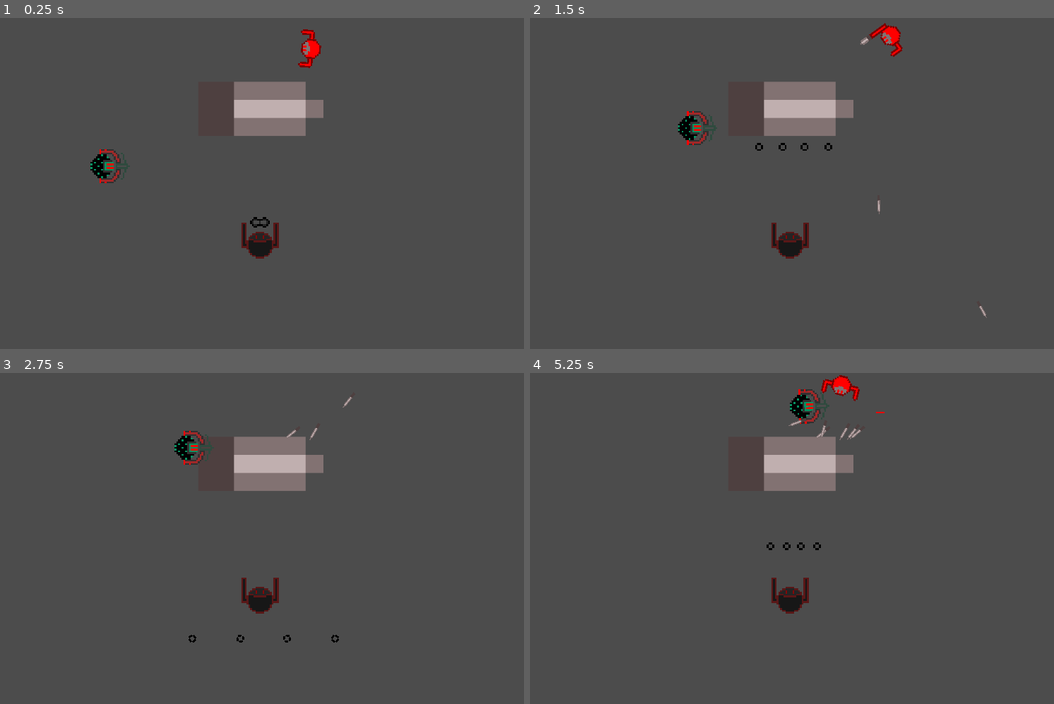
Above: before the commit, frames 1-4 (two rows, left to right).
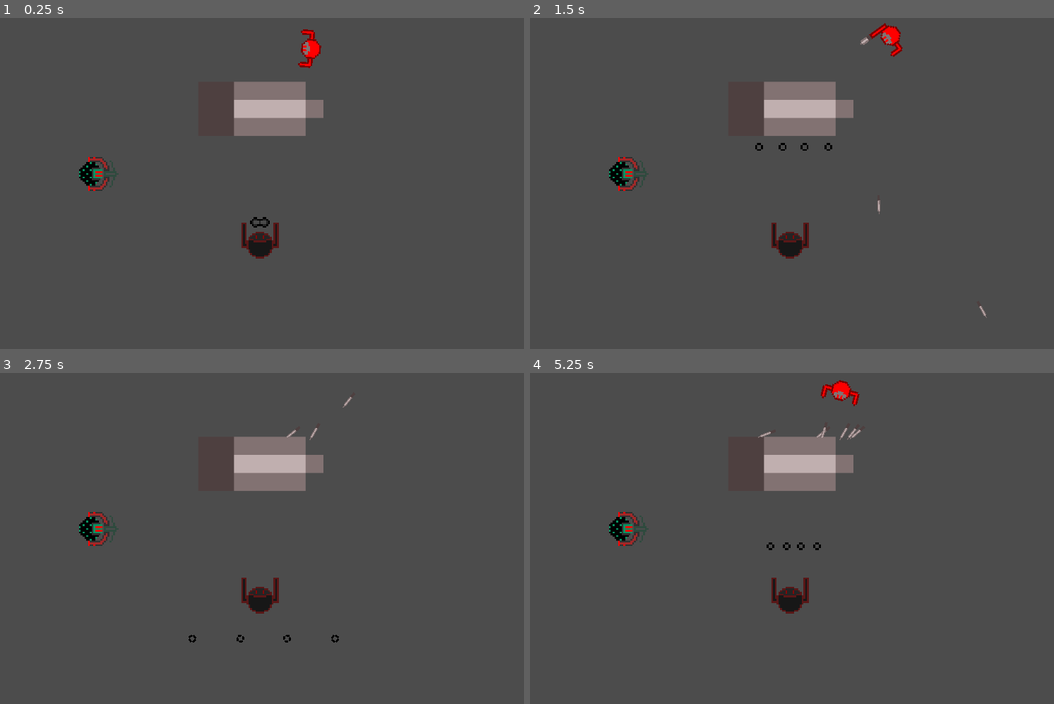
Above: after the commit, the same moments.

Repository: tylerecouture/tkl-quest
Game: Godot game, scene res://Game.tscn
The game is run twice, just before and just after one commit, with the same random seed, the same clock (stepped at 60 frames per second) and the same inputs.
Inputs (mouse positions are in pixels of both pictures, inside the frame that each line leads up to):
- Up to frame 1 (0.25 s): no input
- Up to frame 2 (1.5 s): move the mouse to (902, 166) at 0.52 s; hold D (move_right) 0.53-1.28 s; hold Space (throw_projectile) 0.53-1.28 s; move the mouse to (661, 200) at 1.27 s; hold W (move_down) from 1.28 s (still down); tap Space (throw_projectile) at 1.35 s
- Up to frame 3 (2.75 s): move the mouse to (303, 465) at 2.02 s; release W (move_down) at 2.03 s; hold D (move_right) from 2.03 s (still down); hold Space (throw_projectile) from 2.03 s (still down)
- Up to frame 4 (5.25 s): move the mouse to (750, 604) at 2.77 s; release D (move_right) at 2.78 s; release Space (throw_projectile) at 2.78 s; hold S (move_up) 2.78-3.53 s; tap Space (throw_projectile) at 2.85, 4.35 s; move the mouse to (943, 588) at 3.52 s; hold Space (throw_projectile) 3.53-4.28 s; hold A (move_left) 3.53-5.03 s; move the mouse to (608, 488) at 4.27 s; move the mouse to (802, 538) at 5.02 s; hold W (move_down) from 5.03 s (still down); hold Space (throw_projectile) from 5.03 s (still down)

The runs differ from the first frame. In frame 1, 0.7% of the frame differs, in the area x 15-25%, y 39-53%; in frame 2, 0.9%; in frame 3, 0.9%; in frame 4, 1.3%, in the area x 15-68%, y 0-53%.

Commit message:
Fix enemy rotation bugs and put rotation in MovementManager

Diff:
--- a/Archer.gd
+++ b/Archer.gd
@@ -11,6 +11,7 @@
 var accuracy = 10
 
 var player_in_range = false
+var rotation_speed = PI
 
 func _physics_process(delta):
 	if can_shoot:
@@ -21,15 +22,7 @@
 	if can_rotate:
 		if player_in_range:
 			if target != null:
-#				var vector_to_player = target.position - global_position
-#				var angle = vector_to_player.angle()
-				var angle = global_position.angle_to(target.position)
-				rotation = lerp(rotation, rotation + angle, 0.06)
-
-
-
-
-
+				$MovementManager.rotate_toward(target)
 
 
 func shoot():
--- a/Archer.tscn
+++ b/Archer.tscn
@@ -9,6 +9,7 @@
 [ext_resource path="res://Assets/New Piskel-25.png.png" type="Texture" id=7]
 [ext_resource path="res://Assets/archer fix23.png.png" type="Texture" id=8]
 [ext_resource path="res://Assets/archer fix-18.png.png" type="Texture" id=9]
+[ext_resource path="res://Components/MovementManager.tscn" type="PackedScene" id=10]
 [ext_resource path="res://Archer.gd" type="Script" id=11]
 
 [sub_resource type="SpriteFrames" id=1]
@@ -63,6 +64,8 @@
 [node name="sensor" type="CollisionShape2D" parent="sense"]
 shape = SubResource( 3 )
 
+[node name="MovementManager" parent="." instance=ExtResource( 10 )]
+
 [connection signal="timeout" from="Fire_Rate_Timer" to="." method="_on_Fire_Rate_Timer_timeout"]
 [connection signal="body_entered" from="sense" to="." method="_on_sense_body_entered"]
 [connection signal="body_exited" from="sense" to="." method="_on_sense_body_exited"]
--- a/Components/MovementManager.gd
+++ b/Components/MovementManager.gd
@@ -4,14 +4,17 @@
 # Place the Position2D "waypoints" where ever you want, and the enemy will move to them
 
 export var speed := 100
+export var rotation_speed := PI
 export var looping := false  # If true, will go to the start after reaching the end
 
 var waypoints := []
 var current_waypoint_index := 0
 var waypoint_direction = 1  #  1 = forward, -1 = backward
-var parent: KinematicBody2D
+var parent : KinematicBody2D
 var accuracy := 5  # how close to the waypoint before its considered reached
 var has_waypoints = true
+var target : Node2D
+var rotate_this_frame = false
 
 
 func _ready():
@@ -46,6 +49,16 @@
 		if distanct_to_waypoint < accuracy:
 			set_next_waypoint()
 
+	if rotate_this_frame and target:
+		var rot = parent.global_rotation
+		var vector_to_target = target.global_position - parent.global_position
+		var angle = vector_to_target.angle()
+		var angle_delta = rotation_speed * delta
+		angle=lerp_angle(rot, angle, 1)
+		angle = clamp(angle, rot - angle_delta, rot + angle_delta)
+		parent.global_rotation = angle
+		rotate_this_frame = false
+
 
 func set_next_waypoint():
 	# first check if there is another waypoint in the list
@@ -63,3 +76,7 @@
 
 	# go to the next waypoint
 	current_waypoint_index += waypoint_direction
+
+func rotate_toward(target: Node2D):
+	self.target = target
+	rotate_this_frame = true
--- a/Game.tscn
+++ b/Game.tscn
@@ -1,10 +1,9 @@
-[gd_scene load_steps=7 format=2]
+[gd_scene load_steps=6 format=2]
 
 [ext_resource path="res://Player.tscn" type="PackedScene" id=1]
 [ext_resource path="res://Assets/New Piskel-6.png.png" type="Texture" id=2]
 [ext_resource path="res://Level_1_Boss.tscn" type="PackedScene" id=3]
 [ext_resource path="res://Archer.tscn" type="PackedScene" id=4]
-[ext_resource path="res://Components/MovementManager.tscn" type="PackedScene" id=5]
 
 [sub_resource type="RectangleShape2D" id=1]
 extents = Vector2( 111, 46 )
@@ -39,9 +38,4 @@
 [node name="Archer" parent="." instance=ExtResource( 4 )]
 position = Vector2( 226, 276 )
 
-[node name="MovementManager2" parent="Archer" instance=ExtResource( 5 )]
-
-[node name="Position2D" type="Position2D" parent="Archer/MovementManager2"]
-position = Vector2( 304.897, -200.761 )
-
 [editable path="Player"]
Not shown: 1 places in Archer.tscn that only renumber resources
